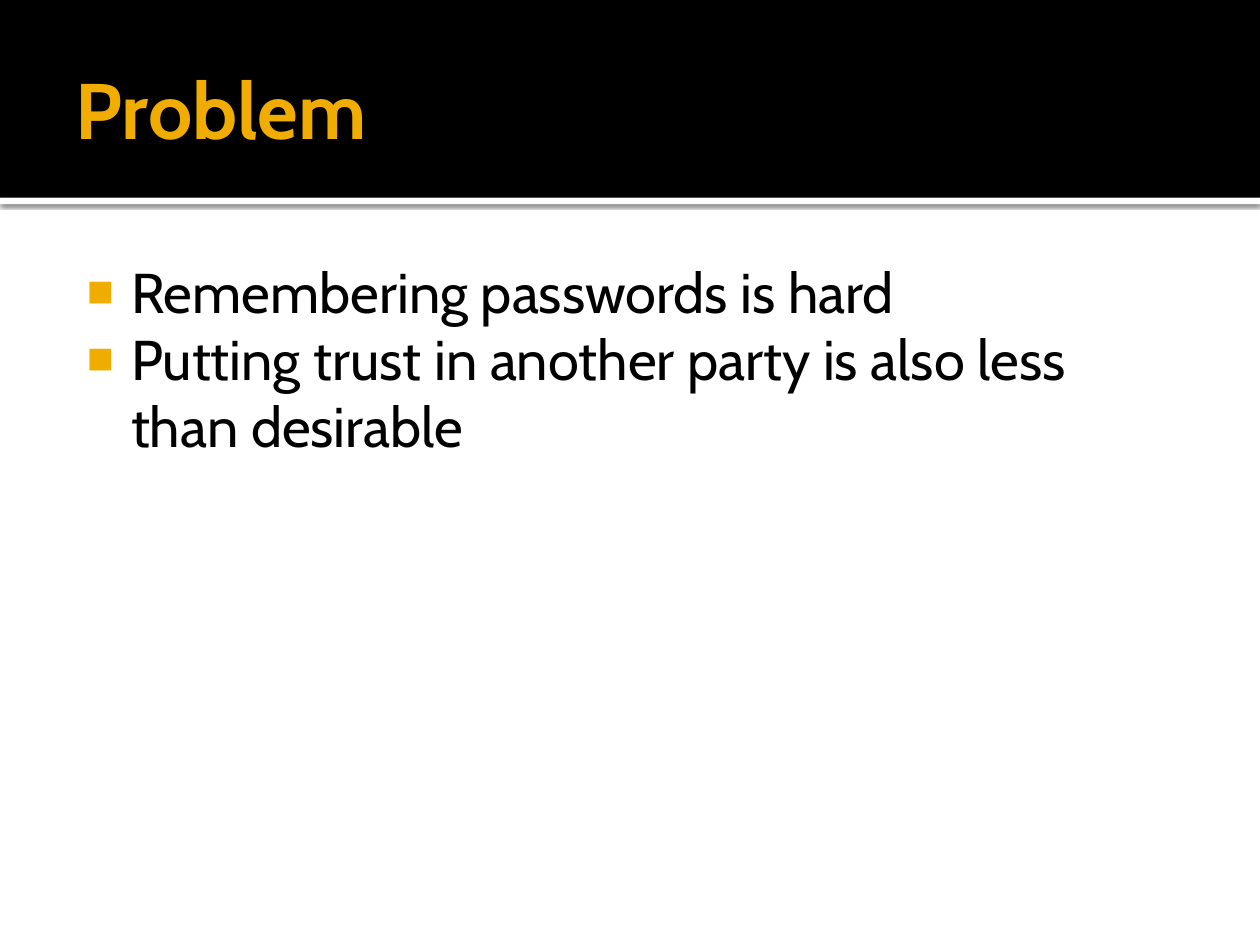
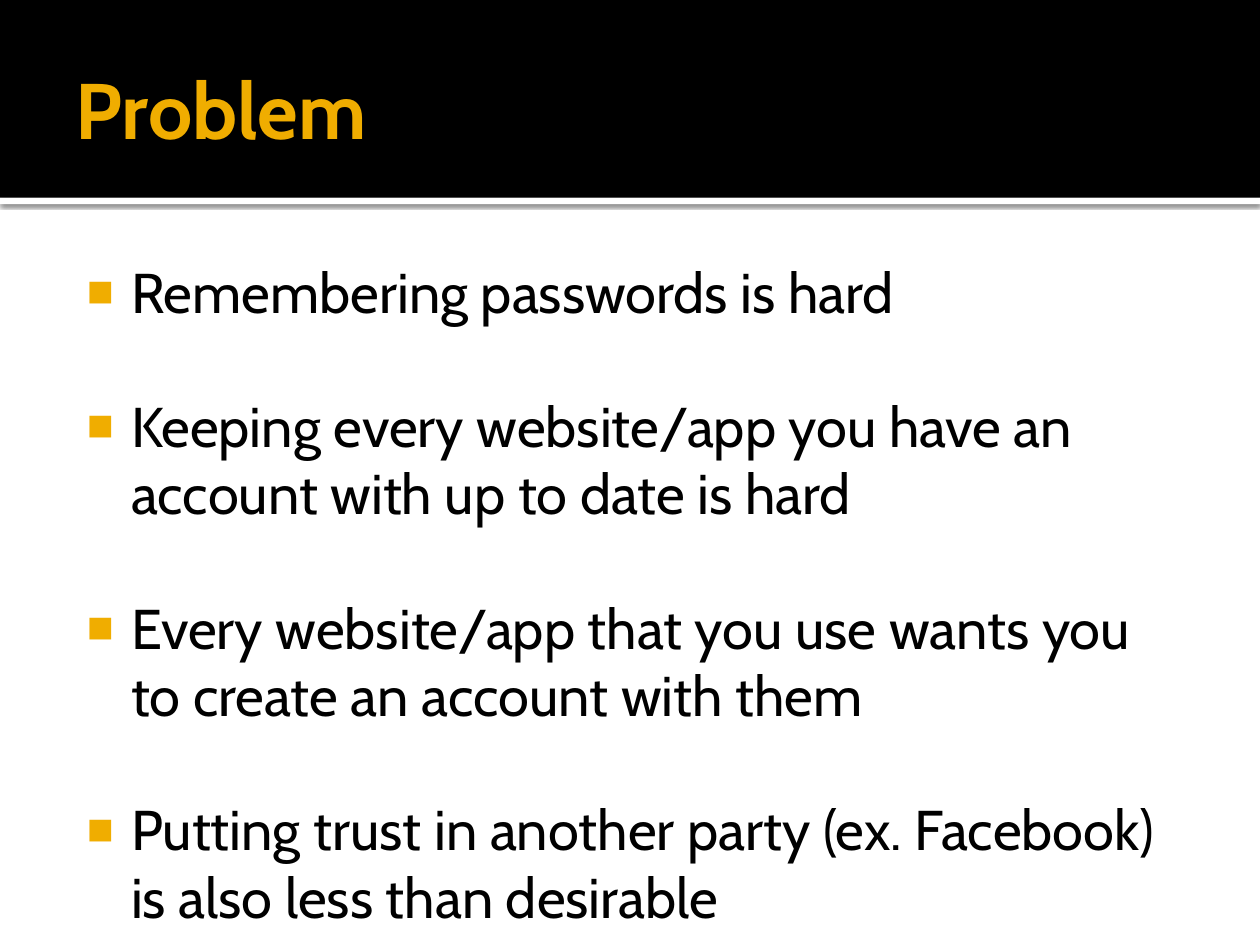
Before and after one commit to jrobe/cs5490, a slide deck: slide 2 of presentation/Third Party Encrypted Storage.pptx. Drawn at 1260x945 pixels with LibreOffice and Linux fonts; fonts in the diff are those of the drawing. Boxes give left, top, right and bottom in pixels: in the first picture for what was removed or moved away, otherwise in the second. Text is boxed around its words. In the diff, an @@ line names an element or a change of style, - is before the commit and + after.

```diff
--- a/presentation/Third Party Encrypted Storage.pptx
+++ b/presentation/Third Party Encrypted Storage.pptx
@@ text at bbox=[131, 405, 1154, 919]: text changed @@
-■ Putting trust in another party is also less than desirable
+■ Keeping every website/app you have an account with up to date is hard
+■ Every website/app that you use wants you to create an account with them
+■ Putting trust in another party (ex. Facebook) is also less than desirable
```
Also in this commit, not shown: 7 other slides changed, 4 slides added, 1 other file.
